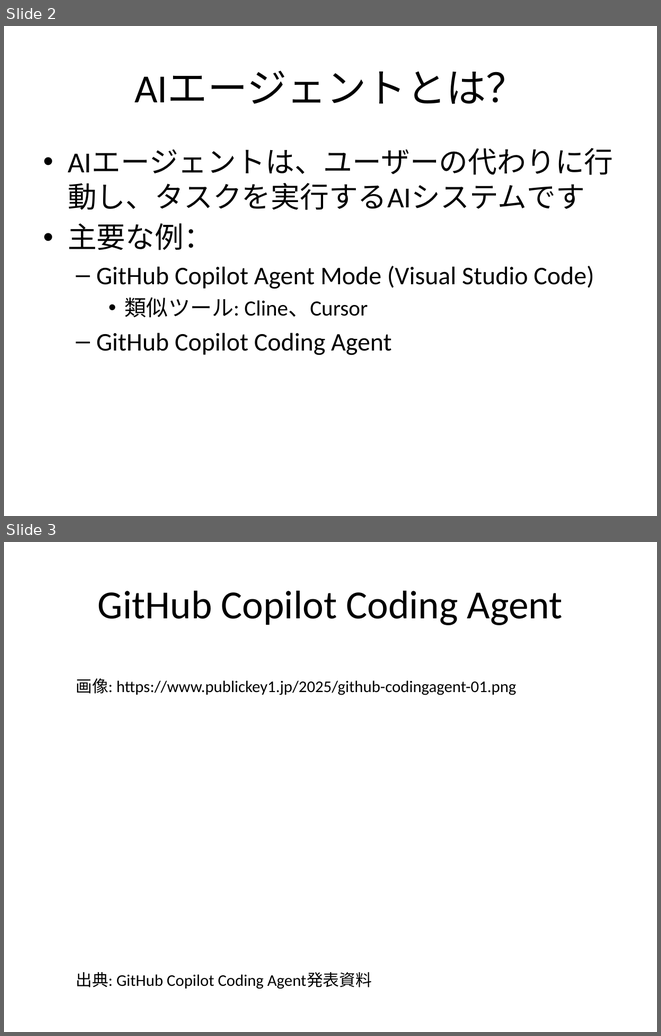
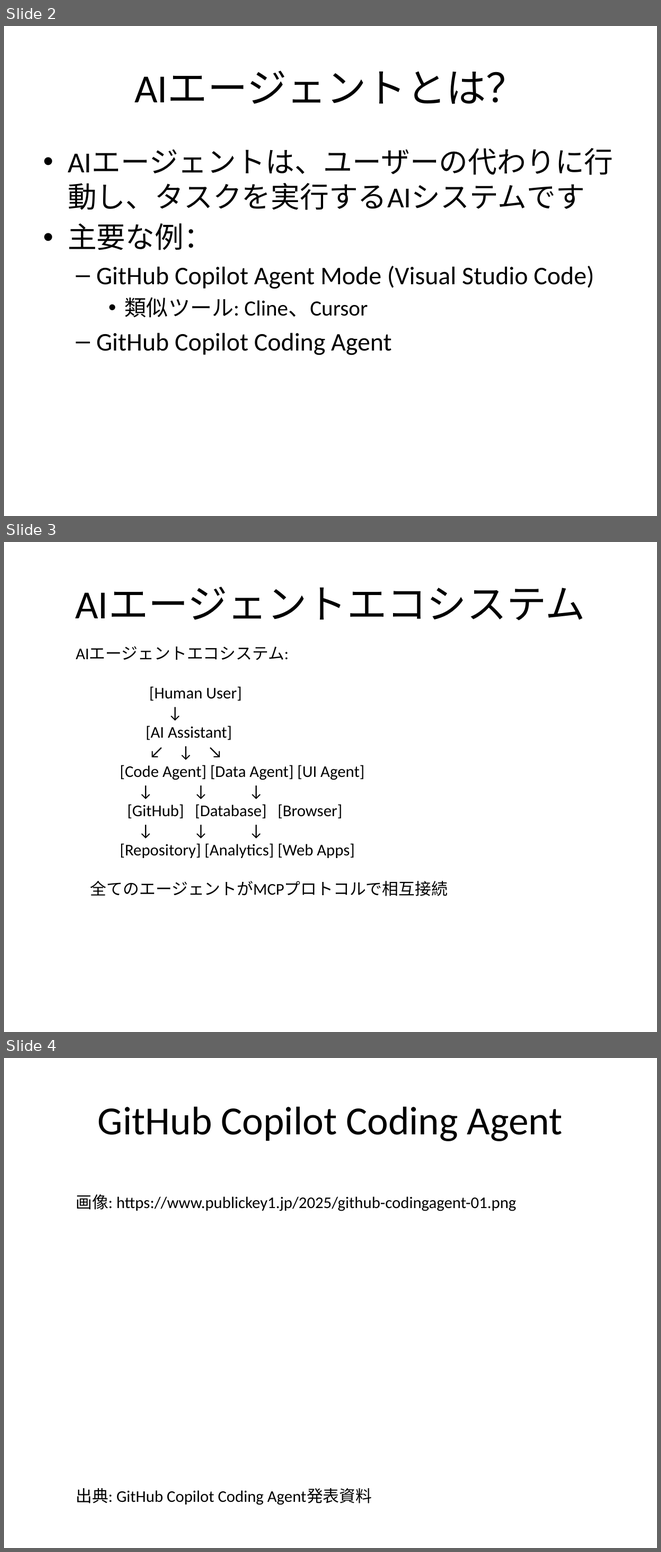
Before and after one commit to Fujiwo/2025.06.AIAgentsSeminarSlide, a slide deck: AIエージェントとMCP_セミナー.pptx. Shown one above the other, each under a label of ours: slides 2 and 3 before the commit, slides 2, 3 and 4 after it. The pictures are 661x1036 and 661x1552 pixels, drawn with LibreOffice and Linux fonts; fonts in the diff are those of the drawing. Boxes give left, top, right and bottom in pixels: in the first picture for what was removed or moved away, otherwise in the second. Text is boxed around its words. In the diff, an @@ line names an element or a change of style, - is before the commit and + after.

```diff
--- a/AIエージェントとMCP_セミナー.pptx
+++ b/AIエージェントとMCP_セミナー.pptx
@@ slide 3 added at bbox=[4, 542, 657, 1032], background #FFFFFF @@
@@ title added at bbox=[75, 587, 585, 620], 44 pt, text #000000 @@
+AIエージェントエコシステム
@@ text added at bbox=[76, 646, 448, 896], 18 pt, text #000000 @@
+AIエージェントエコシステム:
+[Human User]
+↓
+[AI Assistant]
+↙ ↓ ↘
+[Code Agent] [Data Agent] [UI Agent]
+↓ ↓ ↓
+[GitHub] [Database] [Browser]
+↓ ↓ ↓
+[Repository] [Analytics] [Web Apps]
+全てのエージェントがMCPプロトコルで相互接続
@@ what was slide 3 is now slide 4 @@
```
Also in this commit, not shown: 3 slides changed, 1 other slide added, 3 other files.
